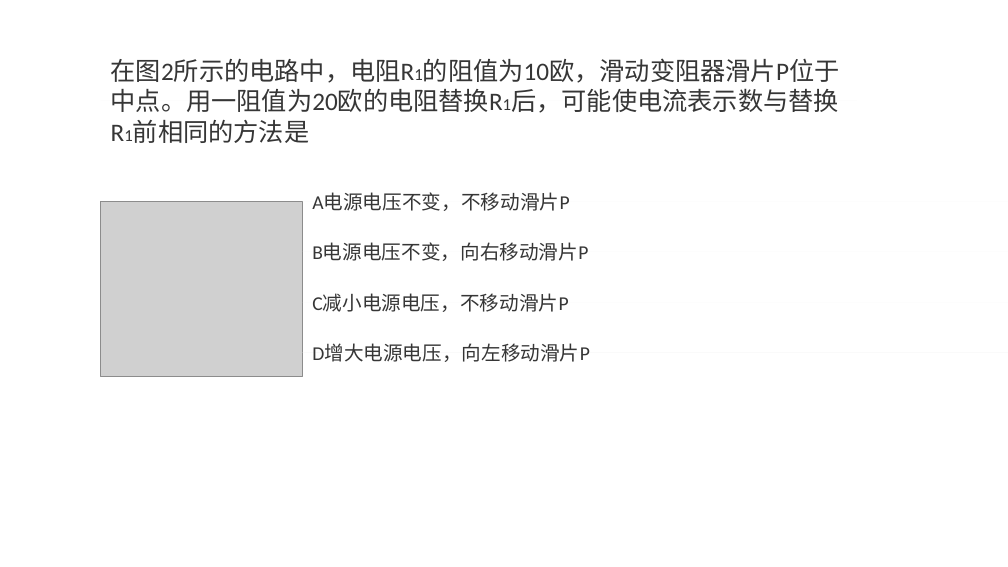
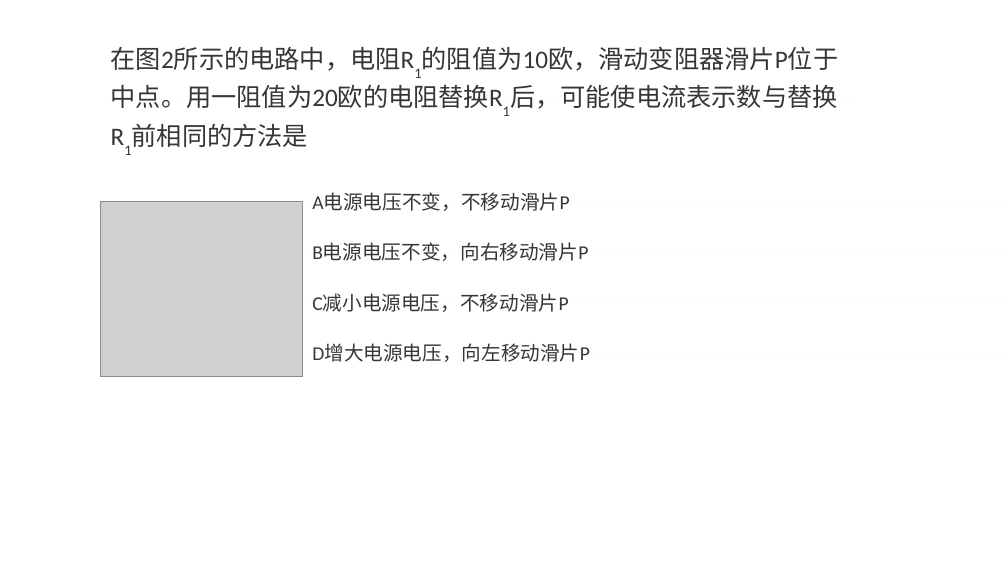
Before and after one commit to momoko8443/mang_project, a slide deck: slide 6 of question.pptx. Drawn at 1008x567 pixels with LibreOffice and Linux fonts; fonts in the diff are those of the drawing; grey boxes stand for pictures. Boxes give left, top, right and bottom in pixels: in the first picture for what was removed or moved away, otherwise in the second. Text is boxed around its words. In the diff, an @@ line names an element or a change of style, - is before the commit and + after.

```diff
--- a/question.pptx
+++ b/question.pptx
@@ rectangle "在图2所示的电路中，电阻R1的阻值为10欧，滑动变阻器滑片P位于中点。用一阻值为20欧的电阻替换R1后，可能使电流表示数 ..." at (x1=101, y1=101, x2=857, y2=101): size 12 to 18 pt, now subscript in "在图2所示的电路中，电阻R1的阻值为10欧，滑动变阻器滑片P位于中点。用一阻值为20欧的电阻替换R1后，可能使电流表示数 ..." @@
```
Also in this commit, not shown: 1 other slide changed, 7 slides added, 13 other files.
